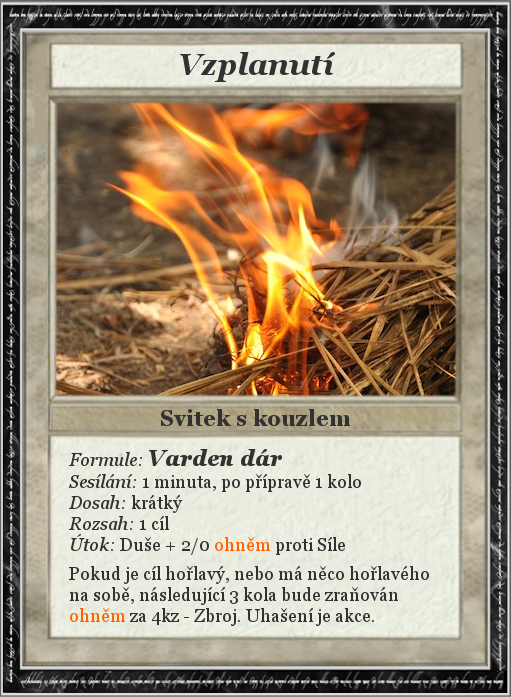
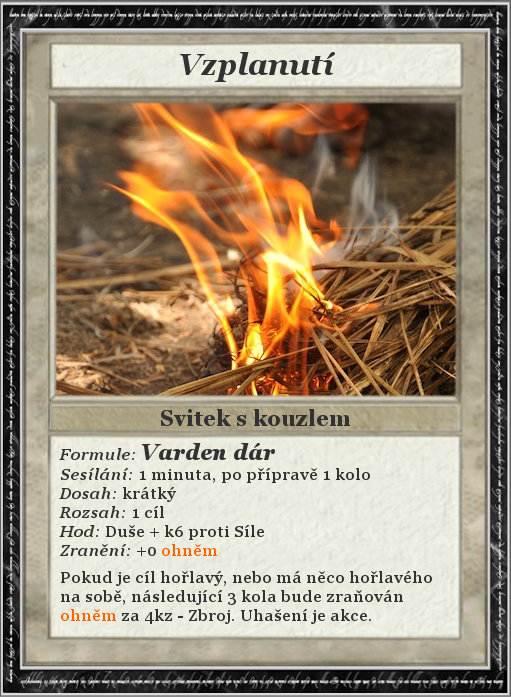
Comparing the layer stacks of the two 511 x 697 images. Changes:
painted on "Formule: Varden dár ..." over <box>59,443,432,626</box>
